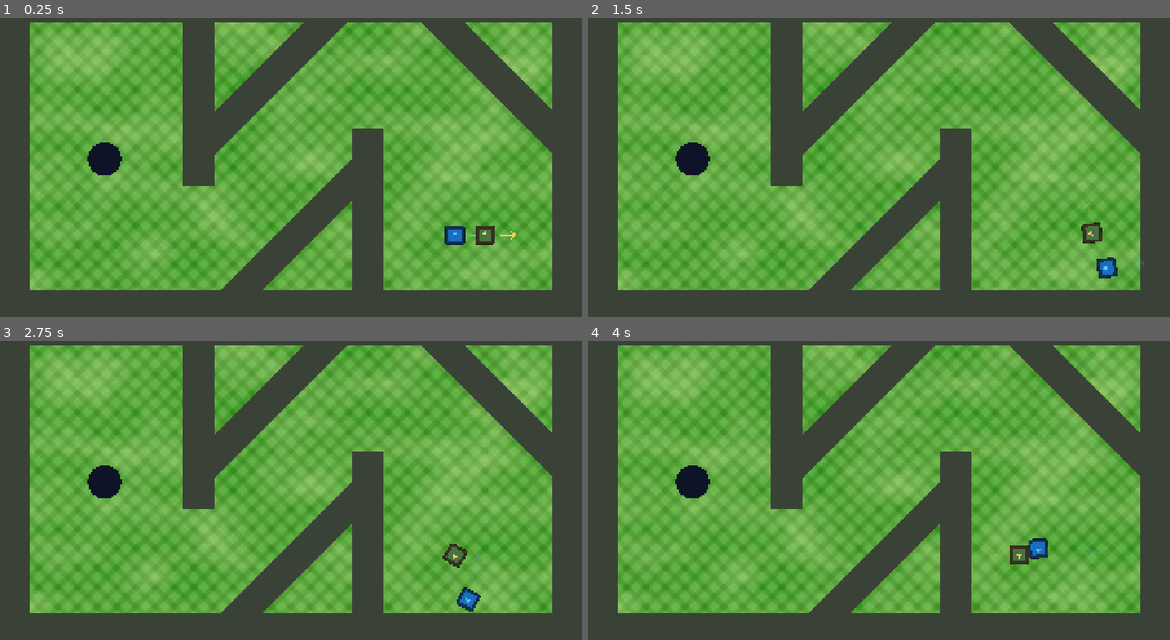
Above: before the commit, frames 1-4 (two rows, left to right).
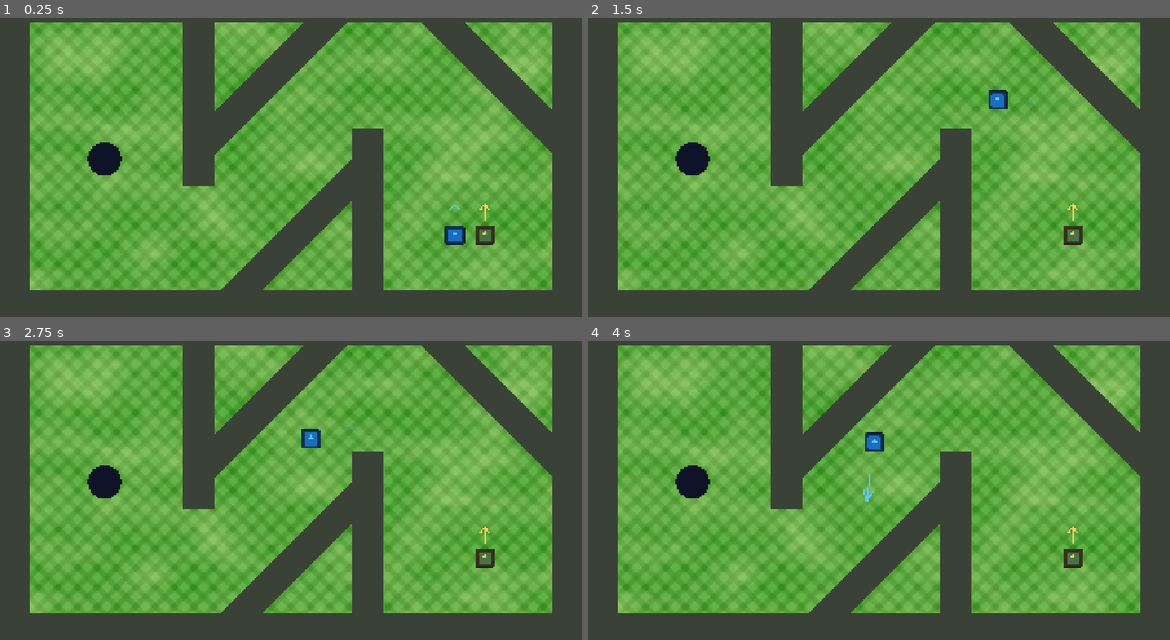
Above: after the commit, the same moments.

Repository: ValT78/minigames
Game: Godot game, scene res://minigames/Minigolf.tscn
The game is run twice, just before and just after one commit, with the same random seed, the same clock (stepped at 60 frames per second) and the same inputs. This scene is started directly instead of the project's main scene. The engine's default icon, where the game draws it, is replaced by a stand-in: a white triangle on a blue panel in a dark square.
Inputs (mouse positions are in pixels of both pictures, inside the frame that each line leads up to):
- Up to frame 1 (0.25 s): no input
- Up to frame 2 (1.5 s): tap Enter at 0.5 s; move the mouse to (1007, 140) at 0.52 s; hold D from 0.53 s (still down); tap Shift at 0.6, 1.35 s; click (1007, 140) at 0.67 s; tap W at 0.77 s; move the mouse to (762, 173) at 1.27 s
- Up to frame 3 (2.75 s): tap W at 1.52 s; move the mouse to (349, 406) at 2.02 s; release D at 2.03 s; hold A from 2.03 s (still down); tap Shift at 2.1 s
- Up to frame 4 (4 s): move the mouse to (849, 544) at 2.77 s; release A at 2.78 s; hold D from 2.78 s (still down); tap Shift at 2.85, 3.6 s; click (849, 544) at 2.92 s; tap W at 3.02, 3.77 s; move the mouse to (1053, 529) at 3.52 s

The runs differ from the first frame. In frame 1, less than 0.1% of the frame differs, in the area x 77-89%, y 62-75%; in frame 2, 0.9%; in frame 3, 0.9%; in frame 4, 0.9%, in the area x 47-88%, y 30-76%.

Commit message:
fix starting ball rotation

Diff:
--- a/features/Minigolf/GolfBall.tscn
+++ b/features/Minigolf/GolfBall.tscn
@@ -18,6 +18,7 @@
 texture = ExtResource("1_fbf8j")
 
 [node name="arrow" type="Node2D" parent="." unique_id=419728409]
+rotation = -1.5707964
 scale = Vector2(0.5, 0.5)
 
 [node name="Line2D" type="Line2D" parent="arrow" unique_id=1871414873]
